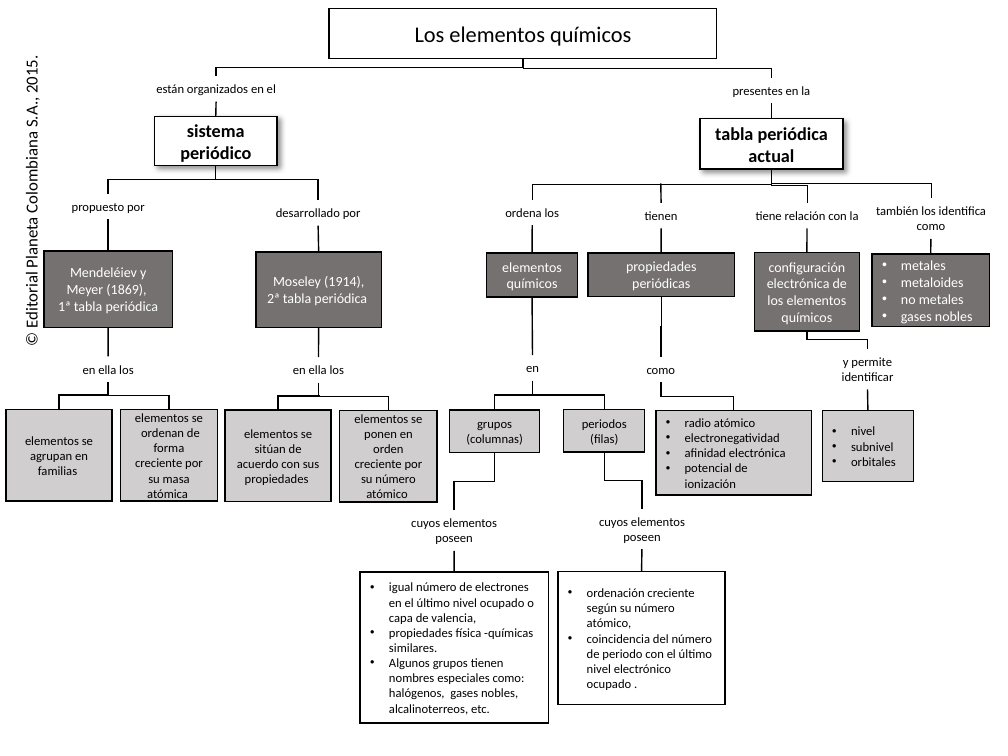
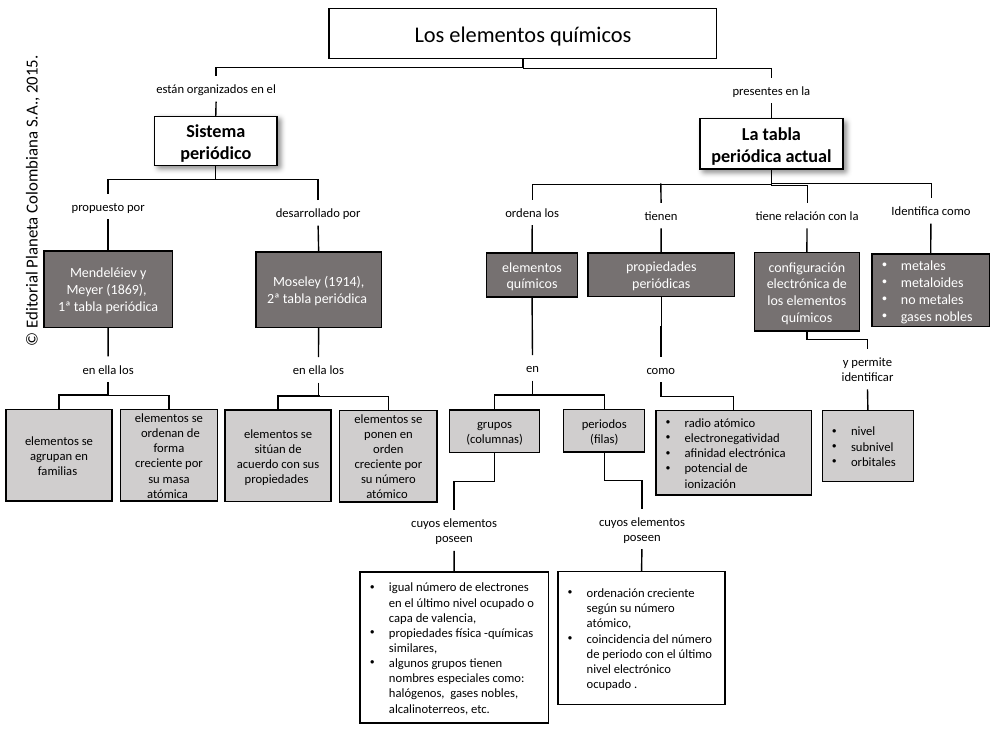
Before and after one commit to AulaPlanetaColombia/CienciasNaturales, a slide deck: slide 1 of fuentes/contenidos/grado07/guion09/CN_07_09-CORREGIDO.pptx. Drawn at 1008x756 pixels with LibreOffice and Linux fonts; fonts in the diff are those of the drawing; background and template pictures are left out. Boxes give left, top, right and bottom in pixels: in the first picture for what was removed or moved away, otherwise in the second. Text is boxed around its words. In the diff, an @@ line names an element or a change of style, - is before the commit and + after.

```diff
--- a/fuentes/contenidos/grado07/guion09/CN_07_09-CORREGIDO.pptx
+++ b/fuentes/contenidos/grado07/guion09/CN_07_09-CORREGIDO.pptx
@@ text in rectangle at (x1=180, y1=124, x2=251, y2=162): text changed @@
-sistema periódico
+Sistema periódico
@@ text in rectangle at (x1=711, y1=127, x2=832, y2=165): text changed @@
-tabla periódica actual
+La tabla periódica actual
@@ text at (x1=891, y1=206, x2=971, y2=215): text changed @@
-también los identifica como
+Identifica como
@@ line moved from (931, 239) - (930, 254) to (931, 224) - (930, 254) @@
@@ text in rectangle at (x1=389, y1=628, x2=533, y2=715): text changed @@
-• propiedades física -químicas similares.
-• Algunos grupos tienen nombres especiales como: halógenos, gases nobles, alcalinoterreos, etc.
+• propiedades física -químicas similares,
+• algunos grupos tienen nombres especiales como: halógenos, gases nobles, alcalinoterreos, etc.
```
Also in this commit, not shown: 2 other files.
